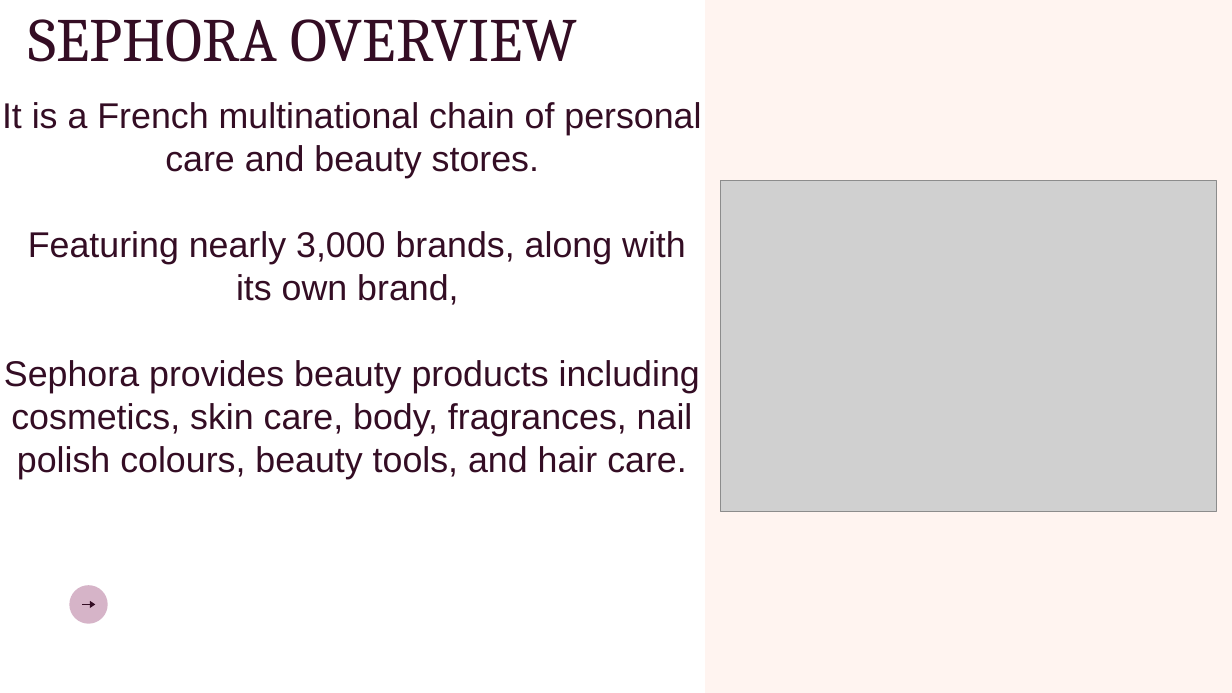
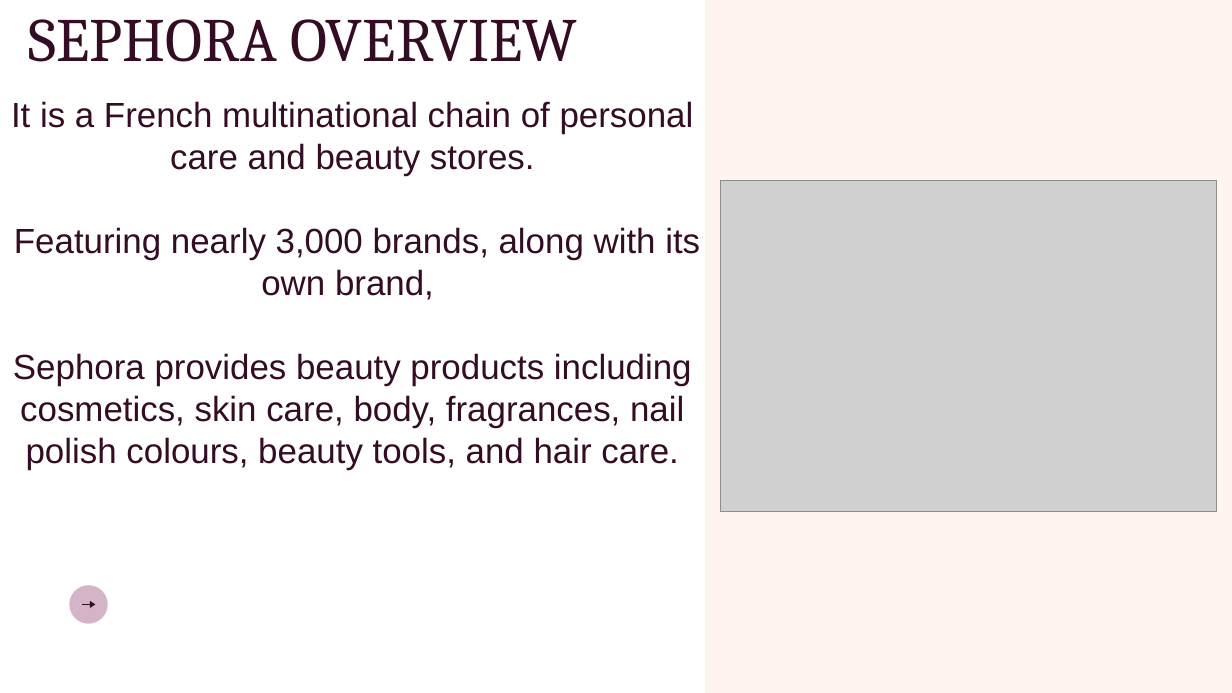
Before and after one commit to MahaAharqan/Data-Science-Artificial-Intelligence-Machine-Learning, a slide deck: slide 3 of Presentation.pptx. Drawn at 1232x693 pixels with LibreOffice and Linux fonts; fonts in the diff are those of the drawing; grey boxes stand for pictures. Boxes give left, top, right and bottom in pixels: in the first picture for what was removed or moved away, otherwise in the second. Text is boxed around its words. In the diff, an @@ line names an element or a change of style, - is before the commit and + after.

```diff
--- a/Presentation.pptx
+++ b/Presentation.pptx
@@ text "It is a French multinational ..." at box(11, 101, 700, 470): size 41.9 to 40.9 pt; line spacing 50.2pt to 49pt @@
```
Also in this commit, not shown: 9 other slides changed.
